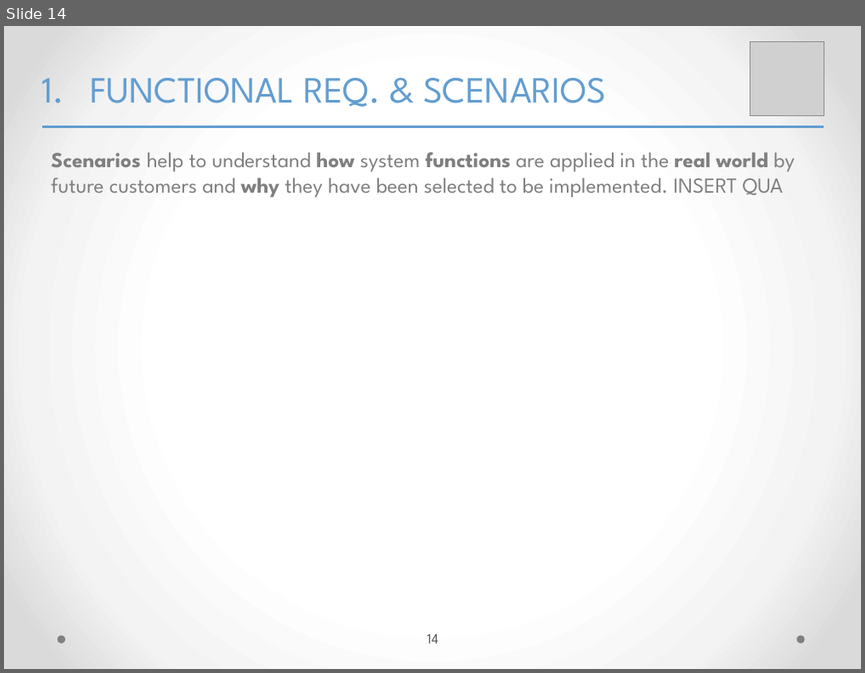
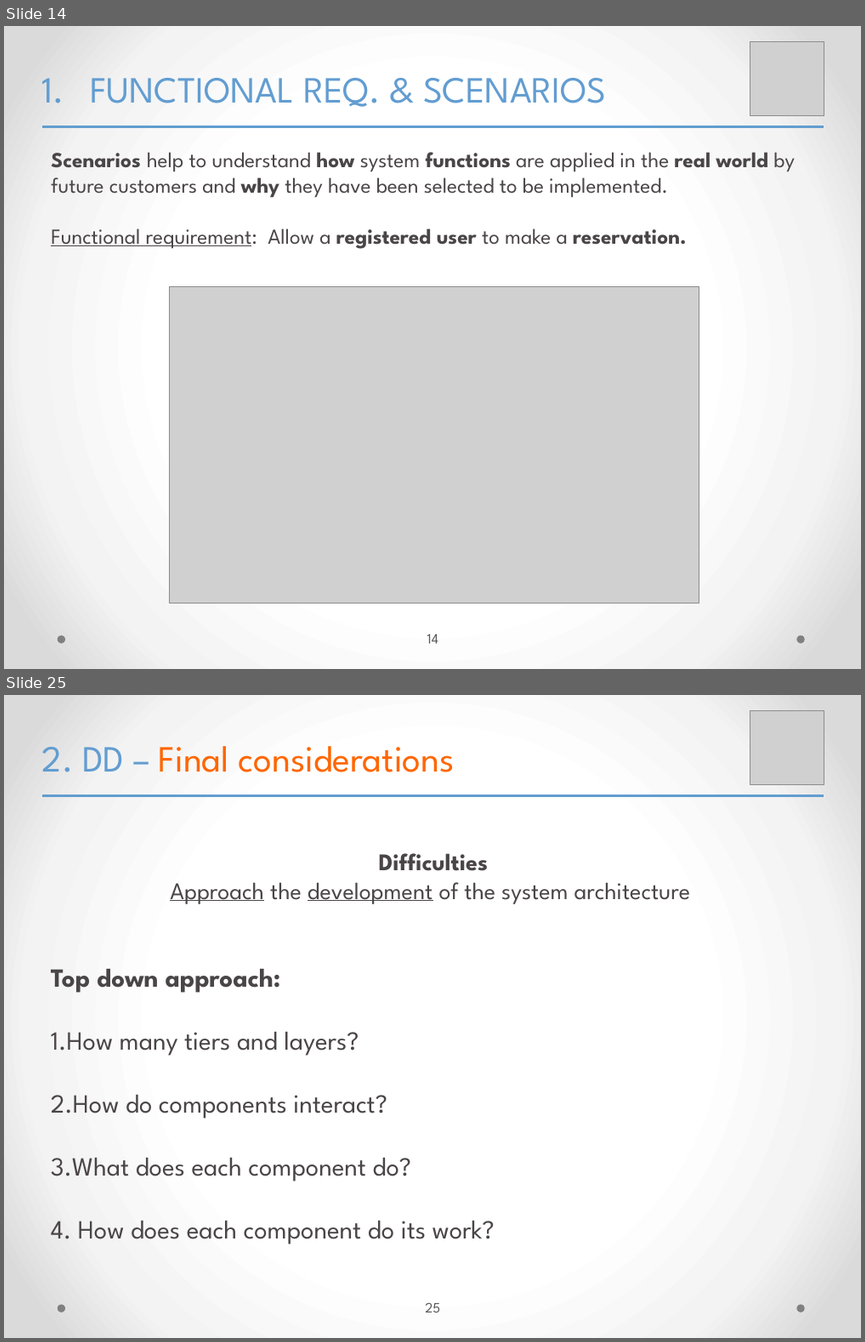
Before and after one commit to yangi92/SE2_PowerEnJoy, a slide deck: PP/FinalPresentation.pptx. Shown one above the other, each under a label of ours: slide 14 before the commit, slides 14 and 25 after it; the slides between them are not shown. The pictures are 865x673 and 865x1342 pixels, drawn with LibreOffice and Linux fonts; fonts in the diff are those of the drawing; grey boxes stand for pictures. Boxes give left, top, right and bottom in pixels: in the first picture for what was removed or moved away, otherwise in the second. Text is boxed around its words. In the diff, an @@ line names an element or a change of style, - is before the commit and + after.

```diff
--- a/PP/FinalPresentation.pptx
+++ b/PP/FinalPresentation.pptx
@@ slide 25 added at bbox=[4, 695, 861, 1338], background gradient #FFFFFF to #F4F4F4 to #DADADA; not listed: 2 template elements that a slide beside it also shows @@
@@ picture added at bbox=[750, 710, 824, 785] @@
@@ text added at bbox=[42, 746, 454, 772], 31 pt, text #FF6600 @@
+2. DD – Final considerations
@@ line added from (42, 795) to (824, 795), #629DD1 2.25 pt @@
@@ text added at bbox=[51, 853, 691, 1244], 22 pt, text #4A4546 @@
+Difficulties
+Approach the development of the system architecture
+Top down approach:
+1.How many tiers and layers?
+2.How do components interact?
+3.What does each component do?
+4. How does each component do its work?
@@ page number added at bbox=[425, 1303, 440, 1312], 12 pt, text #595959 @@
+25
@@ slide 14 changed as well @@
@@ text at bbox=[51, 152, 794, 249]: text changed; text colour #7F7F7F to #4A4546 @@
-Scenarios help to understand how system functions are applied in the real world by future customers and why they have been selected to be implemented. INSERT QUA
+Scenarios help to understand how system functions are applied in the real world by future customers and why they have been selected to be implemented.
+Functional requirement: Allow a registered user to make a reservation.
@@ picture added at bbox=[170, 286, 698, 603] @@
```
Also in this commit, not shown: 8 other slides changed, 22 other slides added, 5 other files.
